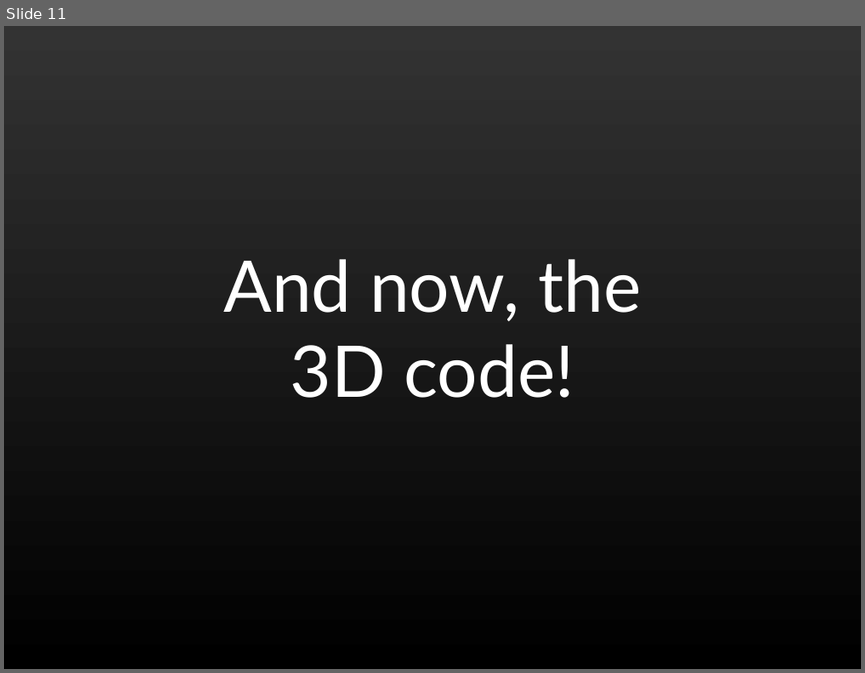
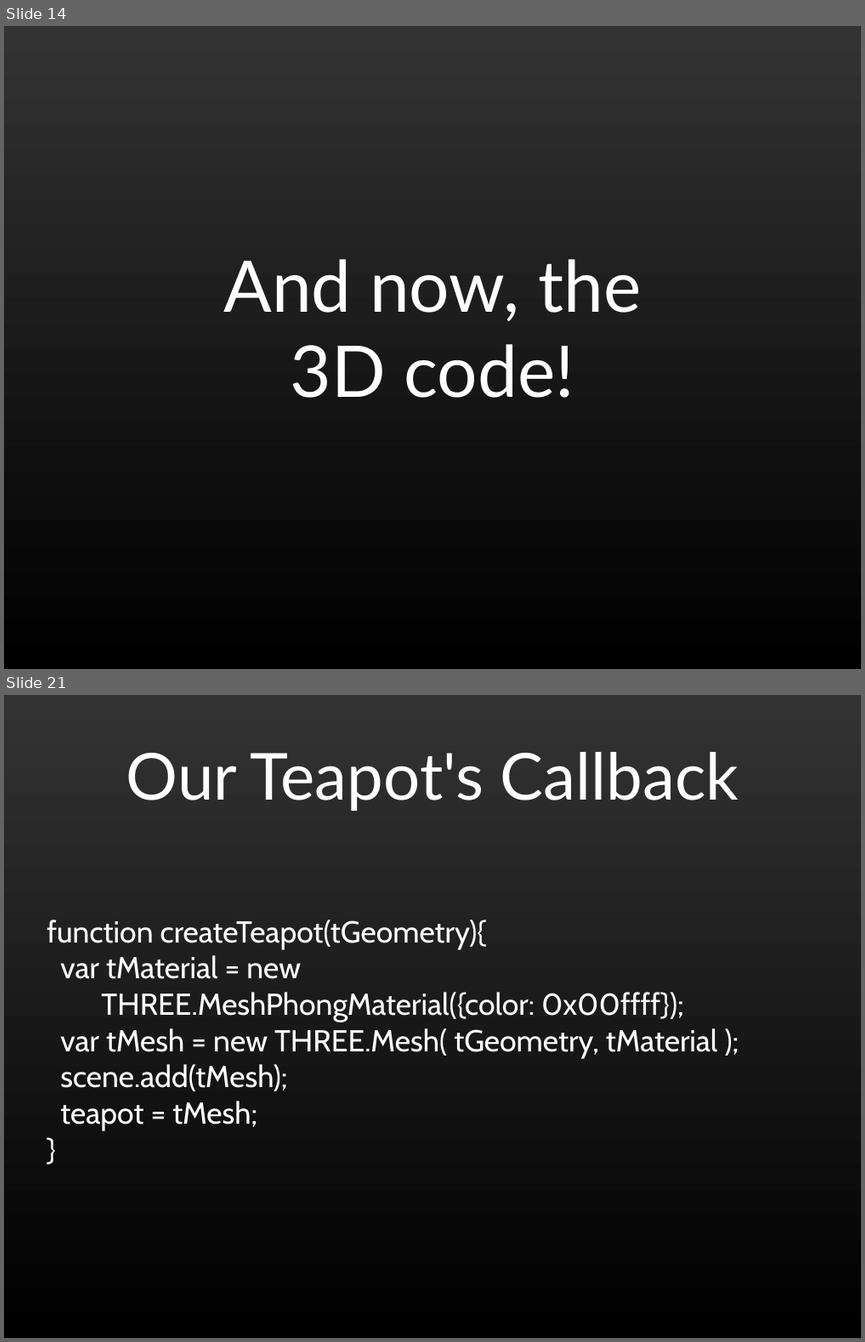
Before and after one commit to shegeek/teapots_can_fly, a slide deck: slides/teapots0.odp. Shown one above the other, each under a label of ours: slide 11 before the commit, slides 14 and 21 after it; the slides between them are not shown. The pictures are 865x673 and 865x1342 pixels, drawn with LibreOffice and Linux fonts; fonts in the diff are those of the drawing. Boxes give left, top, right and bottom in pixels: in the first picture for what was removed or moved away, otherwise in the second. Text is boxed around its words. In the diff, an @@ line names an element or a change of style, - is before the commit and + after.

```diff
--- a/slides/teapots0.odp
+++ b/slides/teapots0.odp
@@ slide 21 added at (x1=4, y1=695, x2=861, y2=1338), background gradient #333333 to #000000 @@
@@ title added at (x1=126, y1=752, x2=738, y2=811), 60 pt, text #FFFFFF @@
+Our Teapot's Callback
@@ subtitle added at (x1=46, y1=919, x2=717, y2=1130), 28 pt, text #FFFFFF @@
+function createTeapot(tGeometry){
+var tMaterial = new
+THREE.MeshPhongMaterial({color: 0x00ffff});
+var tMesh = new THREE.Mesh( tGeometry, tMaterial );
+scene.add(tMesh);
+teapot = tMesh;
+}
@@ what was slide 11 is now slide 14 @@
```
Also in this commit, not shown: 18 other slides added.
